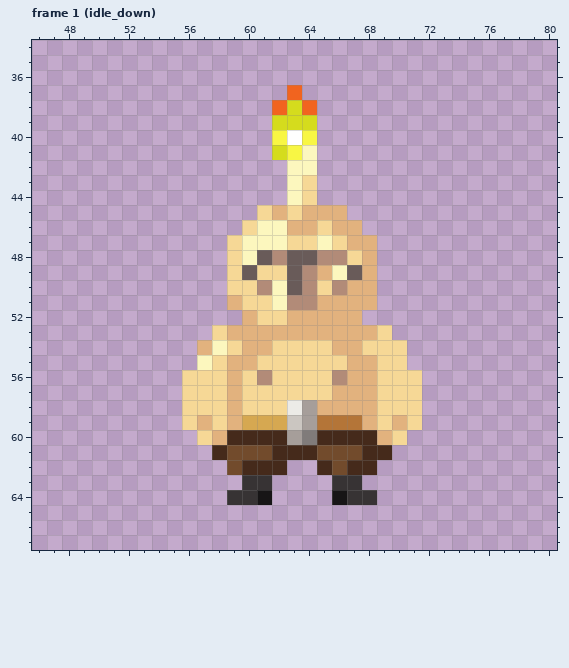
Edited in one commit: pixel-art file (art/player.aseprite). The picture above is the old version.
64x64 pixels, 36 frames. Shown: frame 1 (idle_down): x 46..80, y 34..67. The old version is drawn lined up with the new one, on the new canvas. The commit also changed other frames, which this record leaves out.
The same view after the edit:
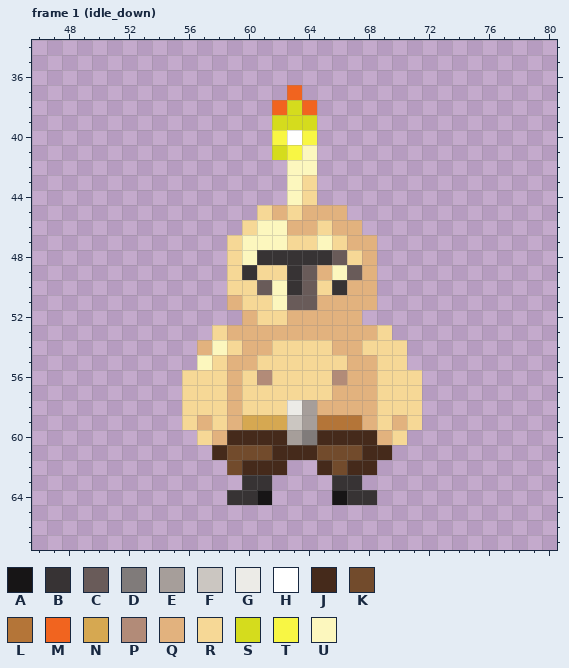
Palette (. is transparent): A #171516  B #373334  C #695b59  D #807b7a  E #a69e9a  F #cbc6c1  G #ecebe7  H #ffffff  J #452a1b  K #724b2c  L #b47538  M #f1641f  N #d6a851  P #b28b78  Q #e2b27e  R #f6d896  S #d5dc1d  T #f8f644  U #fcf7be
What changed:
canvas 64x64 -> 128x128, the old top-left corner now at 32,19
--- frame 1 (idle_down)
@@ x 58..68 @@
 47 .RUUURRURQQ
-48 .RUCPCCPPRQ
-49 .RCRRCPQUCQ
-50 .RRPUCPRPQQ
-51 .QRRUPPQQQQ
+48 .RUBBBBBCRQ
+49 .RBRRBCQUCQ
+50 .RRCUBCRBQQ
+51 .QRRUCCQQQQ
 52 ..QRRQQQQQ.
Where, in picture pixels (left, top, right, bottom), the same in both pictures:
changed: (242, 250, 347, 310)
